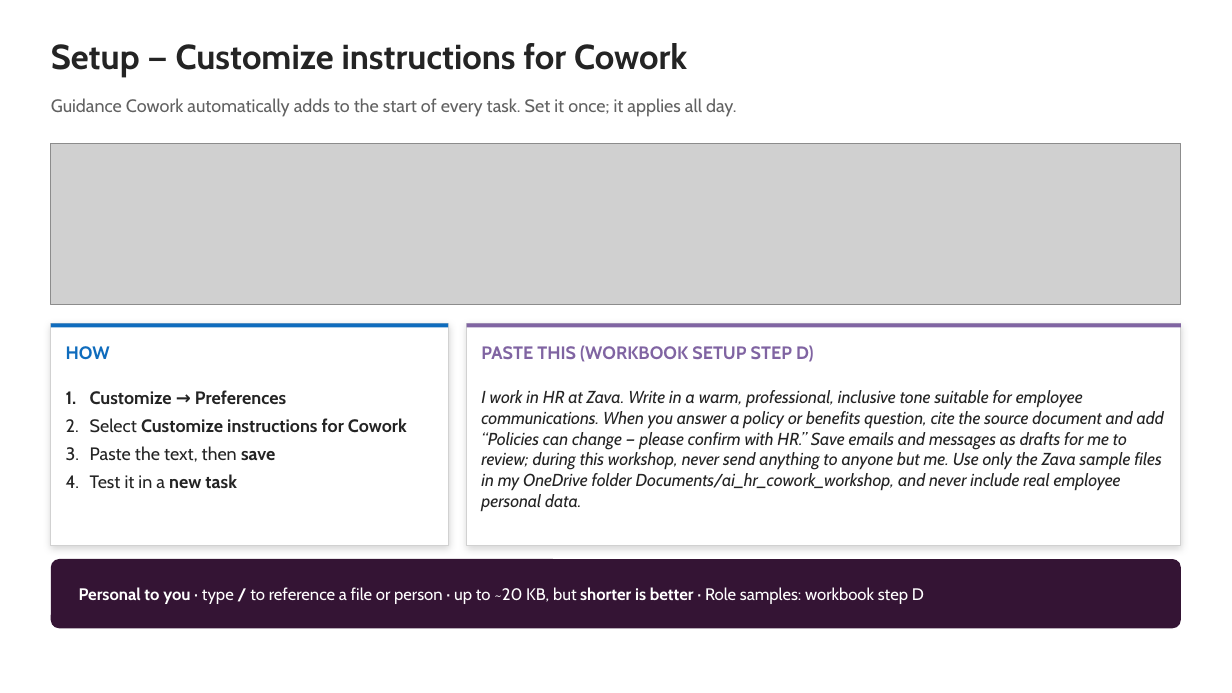
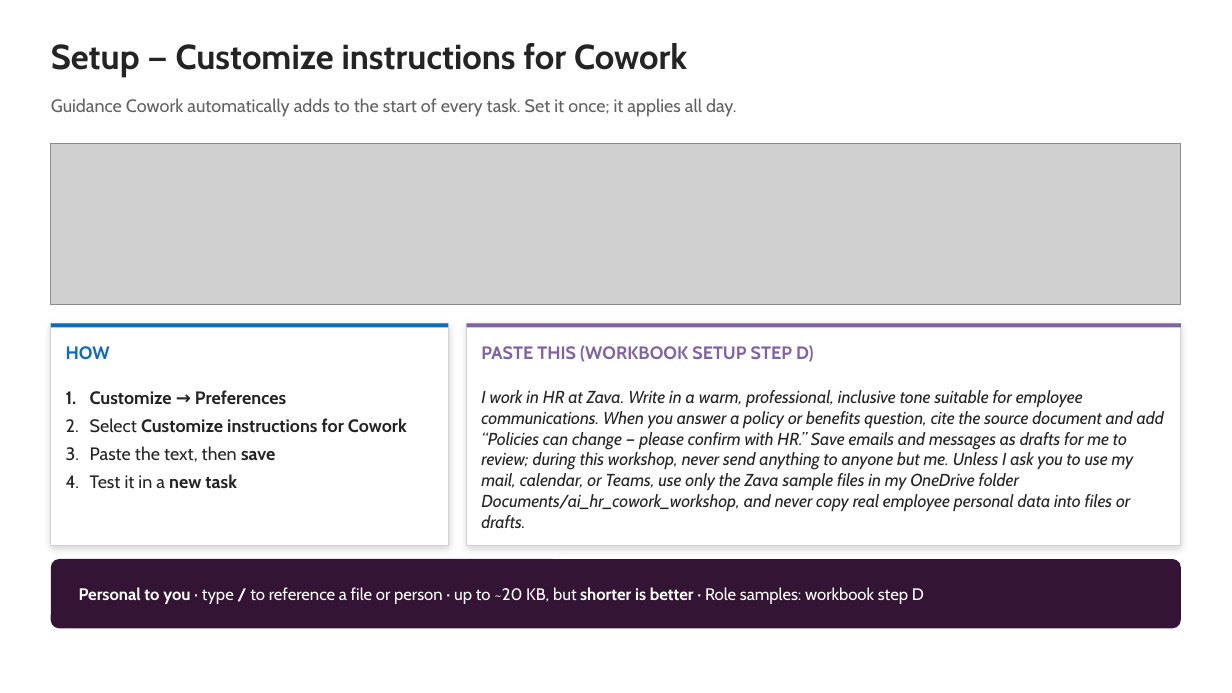
Before and after one commit to ragage/ai_hr_cowork_workshop, a slide deck: slide 10 of instructor/instructor-deck.pptx. Drawn at 1232x693 pixels with LibreOffice and Linux fonts; fonts in the diff are those of the drawing; grey boxes stand for pictures. Boxes give left, top, right and bottom in pixels: in the first picture for what was removed or moved away, otherwise in the second. Text is boxed around its words. In the diff, an @@ line names an element or a change of style, - is before the commit and + after.

```diff
--- a/instructor/instructor-deck.pptx
+++ b/instructor/instructor-deck.pptx
@@ text at box(481, 390, 1164, 528): text changed @@
-I work in HR at Zava. Write in a warm, professional, inclusive tone suitable for employee communications. When you answer a policy or benefits question, cite the source document and add “Policies can change — please confirm with HR.” Save emails and messages as drafts for me to review; during this workshop, never send anything to anyone but me. Use only the Zava sample files in my OneDrive folder Documents/ai_hr_cowork_workshop, and never include real employee personal data.
+I work in HR at Zava. Write in a warm, professional, inclusive tone suitable for employee communications. When you answer a policy or benefits question, cite the source document and add “Policies can change — please confirm with HR.” Save emails and messages as drafts for me to review; during this workshop, never send anything to anyone but me. Unless I ask you to use my mail, calendar, or Teams, use only the Zava sample files in my OneDrive folder Documents/ai_hr_cowork_workshop, and never copy real employee personal data into files or drafts.
```
Also in this commit, not shown: 24 other slides changed, 44 other files.
